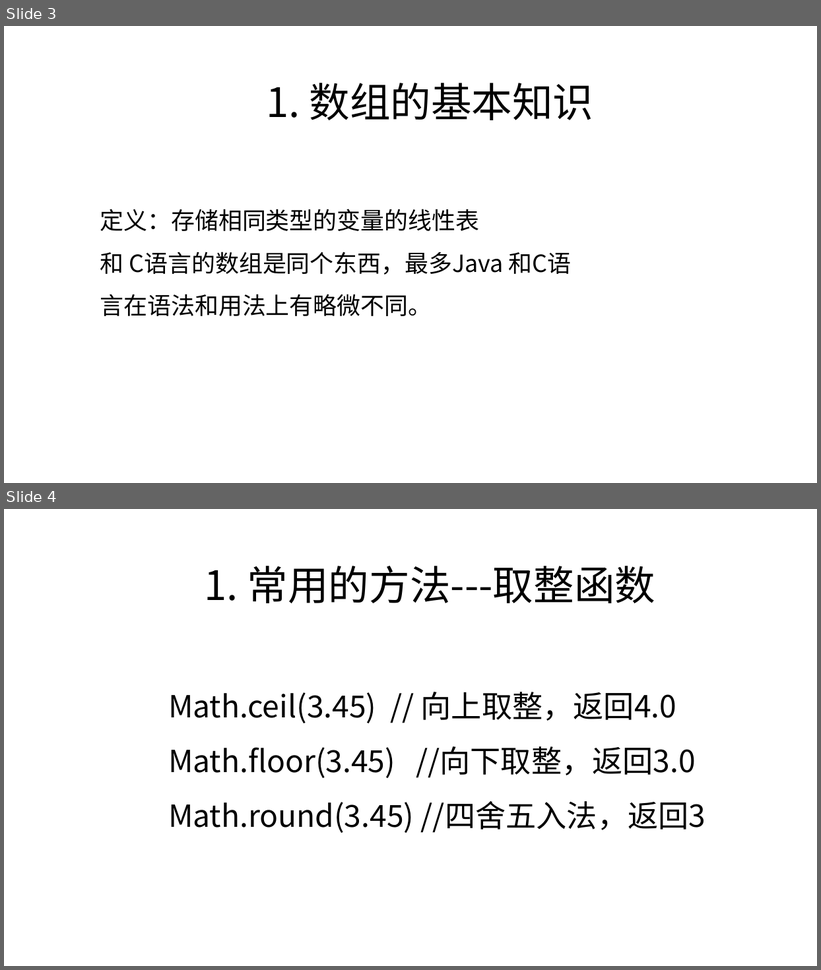
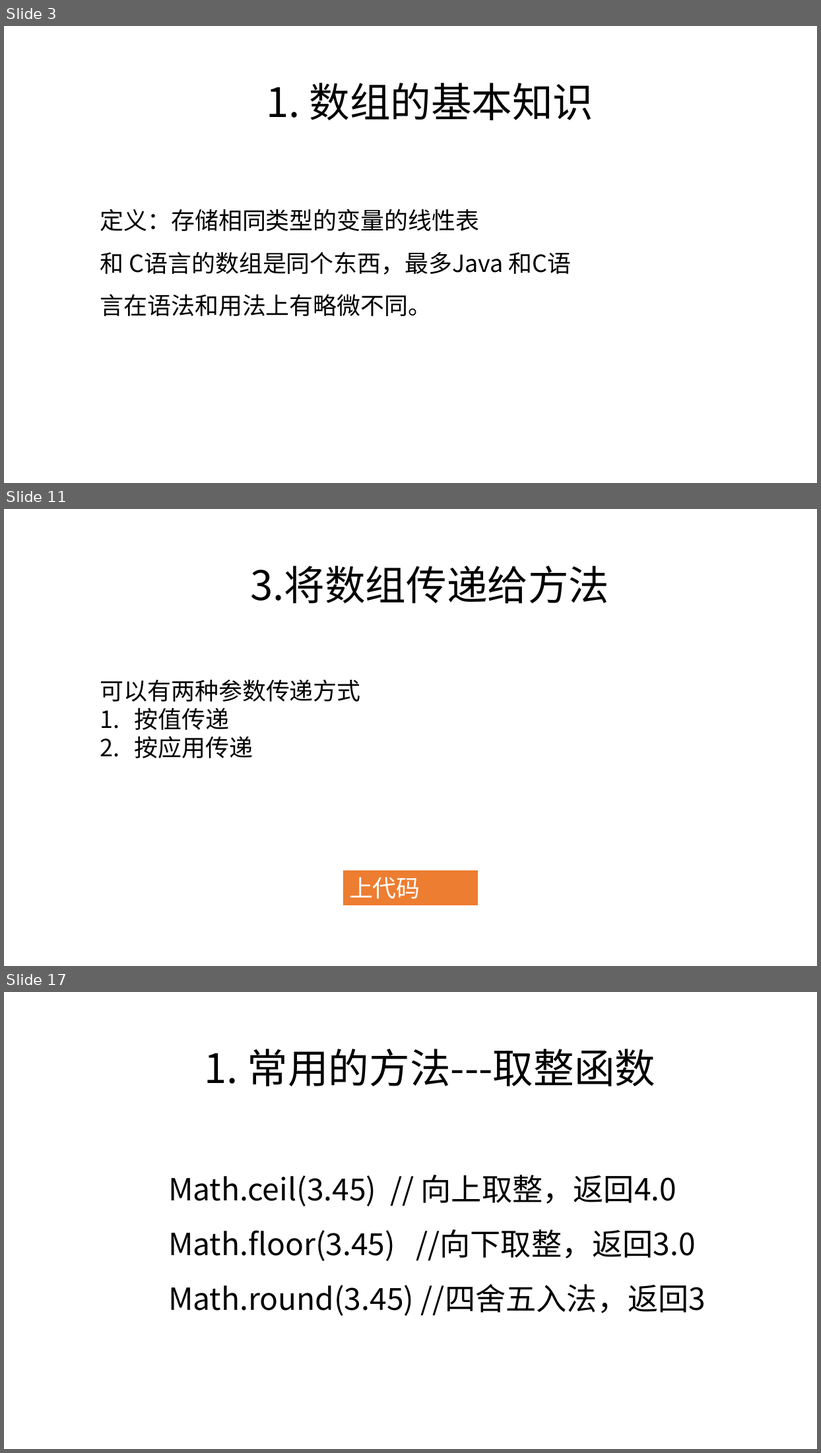
Before and after one commit to zjyesir/hmc_java_1, a slide deck: ppt/4 一维数组.pptx. Shown one above the other, each under a label of ours: slides 3 and 4 before the commit, slides 3, 11 and 17 after it; the slides between them are not shown. The pictures are 821x970 and 821x1453 pixels, drawn with LibreOffice and Linux fonts; fonts in the diff are those of the drawing; background and template pictures are left out. Boxes give left, top, right and bottom in pixels: in the first picture for what was removed or moved away, otherwise in the second. Text is boxed around its words. In the diff, an @@ line names an element or a change of style, - is before the commit and + after.

Commit message:
一维数组 ppt 更新

```diff
--- a/ppt/4 一维数组.pptx
+++ b/ppt/4 一维数组.pptx
@@ slide 11 added at (4, 509, 817, 966), background picture (left out) @@
@@ text added at (250, 566, 609, 603), 48 pt, text #000000 @@
+3.将数组传递给方法
@@ text added at (100, 679, 361, 758), 28 pt, text #000000 @@
+可以有两种参数传递方式
+1. 按值传递
+2. 按应用传递
@@ rectangle added at (343, 871, 478, 906), fill #ED7D31, 28 pt, text #FFFFFF @@
+上代码
@@ what was slide 4 is now slide 17 @@
```
Also in this commit, not shown: 12 other slides added.
